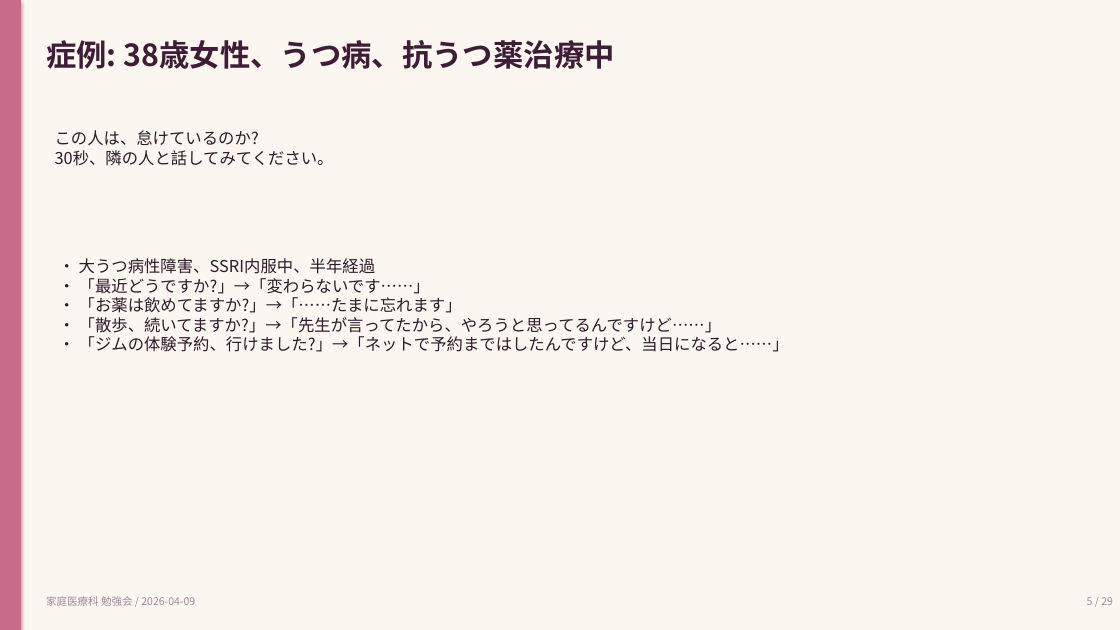
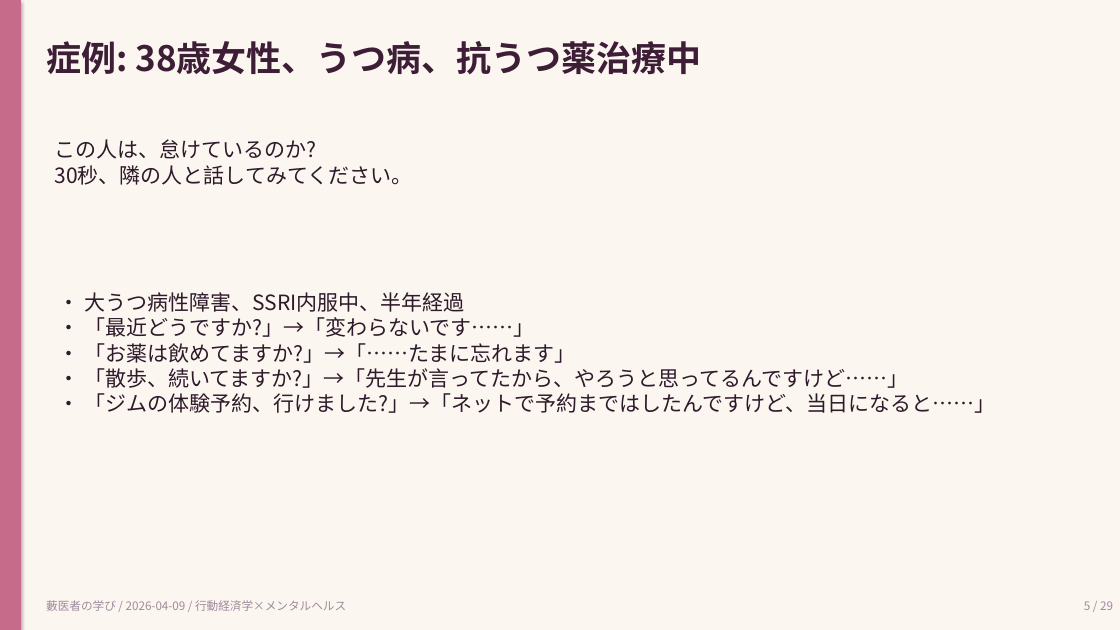
Before and after one commit to Tama831/ai-agent-team-materials, a slide deck: slide 5 of output/education/2026-04-09_behavioral-economics-mental-health-residents/behavioral-economics-mental-health-residents_slides_residents.pptx. Drawn at 1120x630 pixels with LibreOffice and Linux fonts; fonts in the diff are those of the drawing. Boxes give left, top, right and bottom in pixels: in the first picture for what was removed or moved away, otherwise in the second. Text is boxed around its words. In the diff, an @@ line names an element or a change of style, - is before the commit and + after.

```diff
--- a/output/education/2026-04-09_behavioral-economics-mental-health-residents/behavioral-economics-mental-health-residents_slides_residents.pptx
+++ b/output/education/2026-04-09_behavioral-economics-mental-health-residents/behavioral-economics-mental-health-residents_slides_residents.pptx
@@ text "症例: 38歳女性、うつ病、抗うつ薬治療中" at <box>46,41,701,74</box>: size 26 to 30 pt @@
@@ text "この人は、怠けているのか? 30秒、隣の人と話してみてください。": place and size @@
-text "この人は、怠けているのか? 30秒、隣の人と話してみてください。" at <box>55,130,334,166</box>
+text "この人は、怠けているのか? 30秒、隣の人と話してみてください。" at <box>55,139,413,185</box>
@@ text "この人は、怠けているのか? 30秒、隣の人と話してみてください。" at <box>55,139,413,185</box>: size 14 to 18 pt @@
@@ text "• 大うつ病性障害、SSRI内服中、半年経過" at <box>84,292,995,413</box>: size 14 to 18 pt @@
@@ text "• 大うつ病性障害、SSRI内服中、半年経過": place and size @@
-text "• 大うつ病性障害、SSRI内服中、半年経過" at <box>79,258,789,352</box>
+text "• 大うつ病性障害、SSRI内服中、半年経過" at <box>84,292,995,413</box>
@@ text removed at <box>46,596,195,606</box> @@
-家庭医療科 勉強会 / 2026-04-09
@@ text "5 / 29" at <box>1084,601,1113,610</box>: size 9 to 10 pt @@
@@ text added at <box>46,600,346,611</box>, 10 pt, text #A08A9C @@
+藪医者の学び / 2026-04-09 / 行動経済学×メンタルヘルス
```
Also in this commit, not shown: 28 other slides changed, 7 other files.
